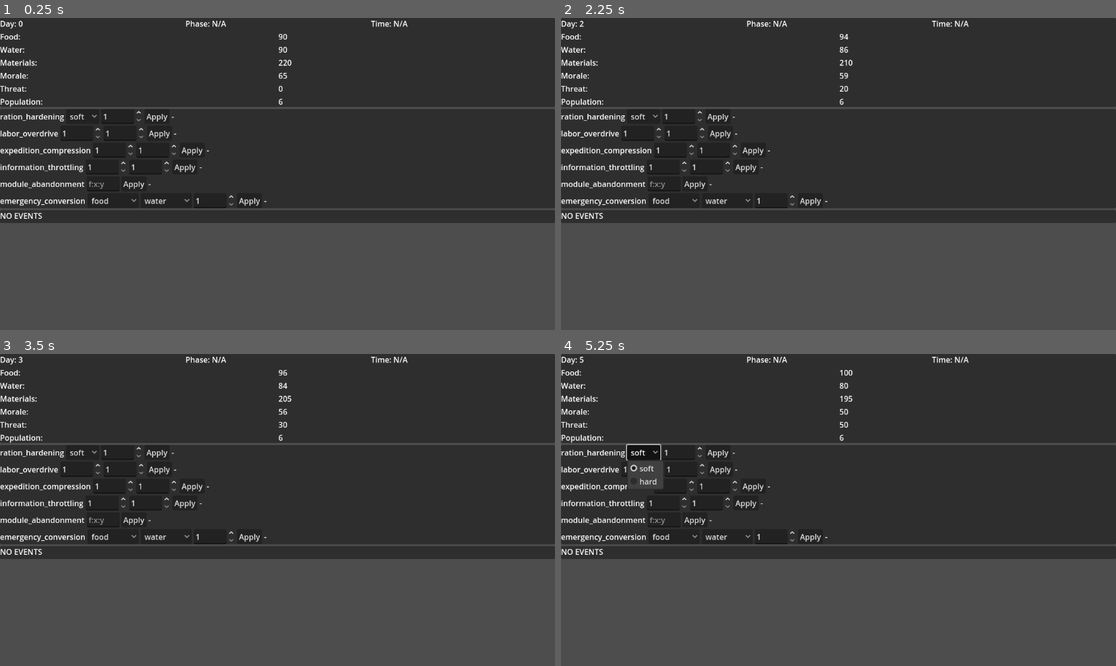
Above: before the commit, frames 1-4 (two rows, left to right).
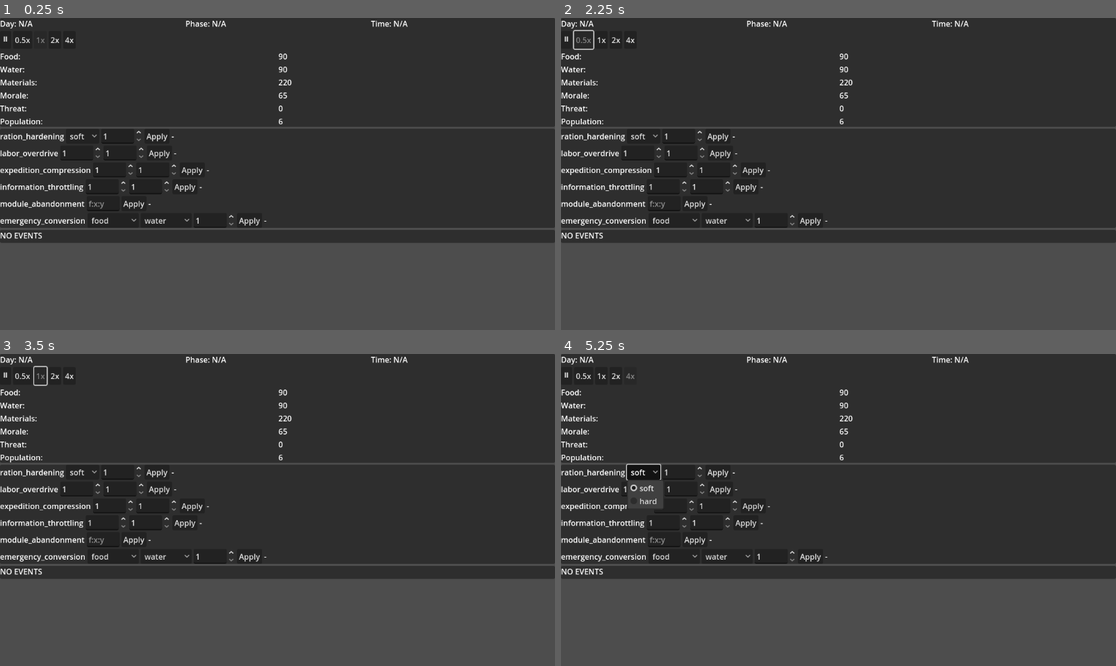
Above: after the commit, the same moments.

Repository: SyntacticLuster/upstack
Game: Godot game, scene res://scenes/game/Game.tscn
The game is run twice, just before and just after one commit, with the same random seed, the same clock (stepped at 60 frames per second) and the same inputs.
Inputs (mouse positions are in pixels of both pictures, inside the frame that each line leads up to):
- Up to frame 1 (0.25 s): no input
- Up to frame 2 (2.25 s): click (566, 39) at 0.5 s, where only the run after the commit has a clickable "⏸"; click (566, 39) at 1.25 s, where only the run after the commit has a clickable "▶"; click (583, 39) at 2 s, where only the run after the commit has a clickable "0.5x"
- Up to frame 3 (3.5 s): click (38, 375) at 2.75 s, where only the run after the commit has a clickable "1x"
- Up to frame 4 (5.25 s): click (616, 375) at 3.5 s, where only the run after the commit has a clickable "2x"; click (627, 375) at 4.25 s, where only the run after the commit has a clickable "4x"; click "soft" at 5 s

The runs differ from the first frame. In frame 1, 11% of the frame differs, in the area x 0-100%, y 0-72%; in frame 2, 11%; in frame 3, 11%; in frame 4, 11%.
Error after the commit: Invalid call. Nonexistent function 'get_day_index' in base 'Node (SimBridge)'. (res://scripts/ui/HudPanel.gd:71)

Commit message:
Time pacing: 10s/hour + pause and 0.5x/1x/2x controls (keyboard + HUD)

Diff:
--- a/scenes/game/Game.tscn
+++ b/scenes/game/Game.tscn
@@ -1,9 +1,11 @@
 [gd_scene load_steps=3 format=3 uid="uid://bfksrix53qm4k"]
 
+[ext_resource type="Script" uid="uid://9pudwzo6v9br4" path="res://scripts/game/Game.gd" id="3_o8s66"]
 [ext_resource type="Script" uid="uid://c6g02qts6vbkm" path="res://scripts/sim/Sim.gd" id="1_klkup"]
 [ext_resource type="PackedScene" path="res://scenes/ui/UiRoot.tscn" id="2_m44fu"]
 
 [node name="Game" type="Node"]
+script = ExtResource("3_o8s66")
 
 [node name="Sim" type="Node" parent="."]
 script = ExtResource("1_klkup")
--- a/scenes/ui/HudPanel.tscn
+++ b/scenes/ui/HudPanel.tscn
@@ -24,5 +24,24 @@
 text = "Time: N/A"
 size_flags_horizontal = 3
 
+[node name="TimeControls" type="HBoxContainer" parent="VBox"]
+size_flags_horizontal = 3
+
+[node name="PauseButton" type="Button" parent="VBox/TimeControls"]
+text = "⏸"
+
+[node name="HalfButton" type="Button" parent="VBox/TimeControls"]
+text = "0.5x"
+
+[node name="OneButton" type="Button" parent="VBox/TimeControls"]
+text = "1x"
+
+[node name="TwoButton" type="Button" parent="VBox/TimeControls"]
+text = "2x"
+
+[node name="FourButton" type="Button" parent="VBox/TimeControls"]
+text = "4x"
+
+
 [node name="Stats" type="VBoxContainer" parent="VBox"]
 size_flags_horizontal = 3
--- /dev/null
+++ b/scripts/game/Game.gd
@@ -0,0 +1,104 @@
+extends Node
+class_name Game
+
+const SPEED_MULTIPLIERS := [0.5, 1.0, 2.0, 4.0]
+const SPEED_LABELS := ["0.5x", "1x", "2x", "4x"]
+const BASE_SECONDS_PER_HOUR := 10.0
+
+@export_range(1, 5) var max_ticks_per_frame: int = 3
+
+@onready var sim: Sim = $Sim
+
+var is_paused: bool = false
+var speed_index: int = 1
+var accumulator_seconds: float = 0.0
+
+signal pacing_state_changed(multiplier: float, is_paused: bool)
+
+func _ready() -> void:
+	if sim != null:
+		sim.set_process(false)
+	set_process(true)
+	set_process_input(true)
+	max_ticks_per_frame = max(1, max_ticks_per_frame)
+	_emit_pacing_state()
+
+func _process(delta: float) -> void:
+	if is_paused or sim == null:
+		return
+	var speed_multiplier := _current_speed_multiplier()
+	if speed_multiplier <= 0.0:
+		return
+	accumulator_seconds += delta
+	var tick_interval := BASE_SECONDS_PER_HOUR / speed_multiplier
+	var ticks_this_frame := 0
+	while accumulator_seconds >= tick_interval and ticks_this_frame < max_ticks_per_frame:
+		_tick_sim_hour()
+		accumulator_seconds -= tick_interval
+		ticks_this_frame += 1
+
+func _input(event: InputEvent) -> void:
+	if not event is InputEventKey:
+		return
+	var key_event := event as InputEventKey
+	if not key_event.pressed or key_event.echo:
+		return
+	match key_event.keycode:
+		KEY_SPACE:
+			toggle_pause()
+		KEY_BRACKETLEFT:
+			cycle_speed(-1)
+		KEY_BRACKETRIGHT:
+			cycle_speed(1)
+		KEY_1:
+			set_speed_index(0)
+		KEY_2:
+			set_speed_index(1)
+		KEY_3:
+			set_speed_index(2)
+
+func toggle_pause() -> void:
+	is_paused = not is_paused
+	_emit_pacing_state()
+
+func cycle_speed(direction: int) -> void:
+	set_speed_index(speed_index + direction)
+
+func set_speed_index(index: int) -> void:
+	var clamped: int = int(clamp(index, 0, SPEED_MULTIPLIERS.size() - 1))
+	if speed_index == clamped:
+		return
+	speed_index = clamped
+	_emit_pacing_state()
+
+func set_speed_multiplier(multiplier: float) -> void:
+	var idx := SPEED_MULTIPLIERS.find(multiplier)
+	if idx == -1:
+		return
+	set_speed_index(idx)
+
+func get_speed_multiplier() -> float:
+	return _current_speed_multiplier()
+
+func get_pacing_label() -> String:
+	if is_paused:
+		return "PAUSED"
+	return SPEED_LABELS[clamp(speed_index, 0, SPEED_LABELS.size() - 1)]
+
+func is_paused_now() -> bool:
+	return is_paused
+
+func get_speed_index() -> int:
+	var max_index: int = SPEED_MULTIPLIERS.size() - 1
+	return max(0, min(speed_index, max_index))
+
+func _current_speed_multiplier() -> float:
+	return SPEED_MULTIPLIERS[clamp(speed_index, 0, SPEED_MULTIPLIERS.size() - 1)]
+
+func _tick_sim_hour() -> void:
+	if sim == null:
+		return
+	sim._advance_hour()
+
+func _emit_pacing_state() -> void:
+	emit_signal("pacing_state_changed", _current_speed_multiplier(), is_paused)
--- a/scripts/ui/HudPanel.gd
+++ b/scripts/ui/HudPanel.gd
@@ -4,9 +4,16 @@
 @onready var phase_label: Label = $VBox/RowTop/PhaseValue
 @onready var time_label: Label = $VBox/RowTop/TimeValue
 @onready var stats_container: VBoxContainer = $VBox/Stats
+@onready var pause_button: Button = $VBox/TimeControls/PauseButton
+@onready var half_button: Button = $VBox/TimeControls/HalfButton
+@onready var one_button: Button = $VBox/TimeControls/OneButton
+@onready var two_button: Button = $VBox/TimeControls/TwoButton
+@onready var four_button: Button = $VBox/TimeControls/FourButton
 
 var _sim_bridge: SimBridge = null
 var _stat_rows: Array[Dictionary] = []
+var _game: Game = null
+var _pacing_state_callback: Callable = Callable(self, "_on_game_pacing_state_changed")
 
 const STAT_MAP: Array[Dictionary] = [
 	{"label": "Food", "path": ["res", "food"]},
@@ -22,6 +29,19 @@
 		_sim_bridge = SimBridge.new()
 	_sim_bridge.set_sim(sim_ref)
 
+func set_game(game_ref: Game) -> void:
+	if _game == game_ref:
+		return
+	var cb: Callable = _pacing_state_callback
+	if _game != null and _game.has_signal("pacing_state_changed"):
+		if _game.pacing_state_changed.is_connected(cb):
+			_game.pacing_state_changed.disconnect(cb)
+	_game = game_ref
+	if _game != null and _game.has_signal("pacing_state_changed"):
+		if not _game.pacing_state_changed.is_connected(cb):
+			_game.pacing_state_changed.connect(cb)
+	_refresh_pacing_controls()
+
 func refresh() -> void:
 	if _sim_bridge == null or not _sim_bridge.has_sim():
 		_set_disconnected()
@@ -31,6 +51,12 @@
 
 func _ready() -> void:
 	_build_stat_rows()
+	pause_button.pressed.connect(_on_pause_button_pressed)
+	half_button.pressed.connect(_on_half_button_pressed)
+	one_button.pressed.connect(_on_one_button_pressed)
+	two_button.pressed.connect(_on_two_button_pressed)
+	four_button.pressed.connect(_on_four_button_pressed)
+	_refresh_pacing_controls()
 
 func _set_disconnected() -> void:
 	day_label.text = "Day: N/A"
@@ -42,7 +68,7 @@
 			value_label.text = "N/A"
 
 func _day_phase_time() -> void:
-	var day_val: int = _sim_bridge.get_day()
+	var day_val: int = _sim_bridge.get_day_index()
 	var day_text := "N/A"
 	if _sim_bridge.has_day_value():
 		day_text = str(day_val)
@@ -54,11 +80,10 @@
 		phase_text = phase_val
 	phase_label.text = "Phase: %s" % phase_text
 
-	var time_val: String = _sim_bridge.get_time()
-	var time_text := "N/A"
-	if _sim_bridge.has_time_value():
-		time_text = time_val
-	time_label.text = "Time: %s" % time_text
+	var hour_text := "N/A"
+	if _sim_bridge.has_sim():
+		hour_text = "%02d" % _sim_bridge.get_hour_of_day()
+	time_label.text = "Hour: %s%s" % [hour_text, _pacing_suffix()]
 
 func _build_stat_rows() -> void:
 	_stat_rows.clear()
@@ -99,3 +124,52 @@
 		else:
 			return null
 	return current
+
+func _pacing_suffix() -> String:
+	if _game == null:
+		return ""
+	if not _game.has_method("get_pacing_label"):
+		return ""
+	var label := str(_game.get_pacing_label())
+	if label == "":
+		return ""
+	return " (%s)" % label
+
+func _on_pause_button_pressed() -> void:
+	if _game == null:
+		return
+	_game.toggle_pause()
+
+func _on_half_button_pressed() -> void:
+	_set_speed_index(0)
+
+func _on_one_button_pressed() -> void:
+	_set_speed_index(1)
+
+func _on_two_button_pressed() -> void:
+	_set_speed_index(2)
+
+func _on_four_button_pressed() -> void:
+	_set_speed_index(3)
+
+func _set_speed_index(index: int) -> void:
+	if _game == null:
+		return
+	_game.set_speed_index(index)
+
+func _on_game_pacing_state_changed(multiplier: float, paused: bool) -> void:
+	_refresh_pacing_controls()
+
+func _refresh_pacing_controls() -> void:
+	var has_game: bool = _game != null
+	var paused: bool = false
+	var active_index: int = -1
+	if has_game:
+		paused = _game.is_paused_now()
+		active_index = _game.get_speed_index()
+	pause_button.text = "▶" if paused else "⏸"
+	pause_button.disabled = not has_game
+	var speed_buttons: Array[Button] = [half_button, one_button, two_button, four_button]
+	for idx in range(speed_buttons.size()):
+		var button: Button = speed_buttons[idx]
+		button.disabled = not has_game or idx == active_index
--- a/scripts/ui/UiRoot.gd
+++ b/scripts/ui/UiRoot.gd
@@ -1,6 +1,7 @@
 extends Control
 
 @export var sim_path: NodePath
+@export var game_path: NodePath = NodePath("../..")
 @export var poll_interval_sec: float = 0.25
 
 @onready var hud_panel = $VBox/HudPanel
@@ -8,6 +9,7 @@
 @onready var ledger_panel = $VBox/LedgerPanel
 
 var _sim: Object = null
+var _game: Object = null
 var _use_polling: bool = false
 var _poll_accum: float = 0.0
 
@@ -16,6 +18,12 @@
 	hud_panel.set_sim(_sim)
 	console_panel.set_sim(_sim)
 	ledger_panel.set_sim(_sim)
+
+	_game = _resolve_game()
+	hud_panel.set_game(_game)
+	if _game != null and _game.has_signal("pacing_state_changed"):
+		_game.connect("pacing_state_changed", Callable(self, "_on_game_pacing_state_changed"))
+
 	if _sim != null and _sim.has_signal("tick"):
 		_sim.connect("tick", Callable(self, "_on_sim_tick"))
 		_refresh_all()
@@ -34,6 +42,9 @@
 func _on_sim_tick(_day: int) -> void:
 	_refresh_all()
 
+func _on_game_pacing_state_changed(_multiplier: float, _paused: bool) -> void:
+	_refresh_all()
+
 func _refresh_all() -> void:
 	hud_panel.refresh()
 	ledger_panel.refresh()
@@ -47,3 +58,13 @@
 	if sim_ref == null:
 		sim_ref = get_tree().get_root().find_child("Sim", true, false)
 	return sim_ref
+
+func _resolve_game() -> Object:
+	var game_ref: Object = null
+	if game_path != NodePath(""):
+		var node := get_node_or_null(game_path)
+		if node != null:
+			game_ref = node
+	if game_ref == null:
+		game_ref = get_tree().get_root().find_child("Game", true, false)
+	return game_ref
